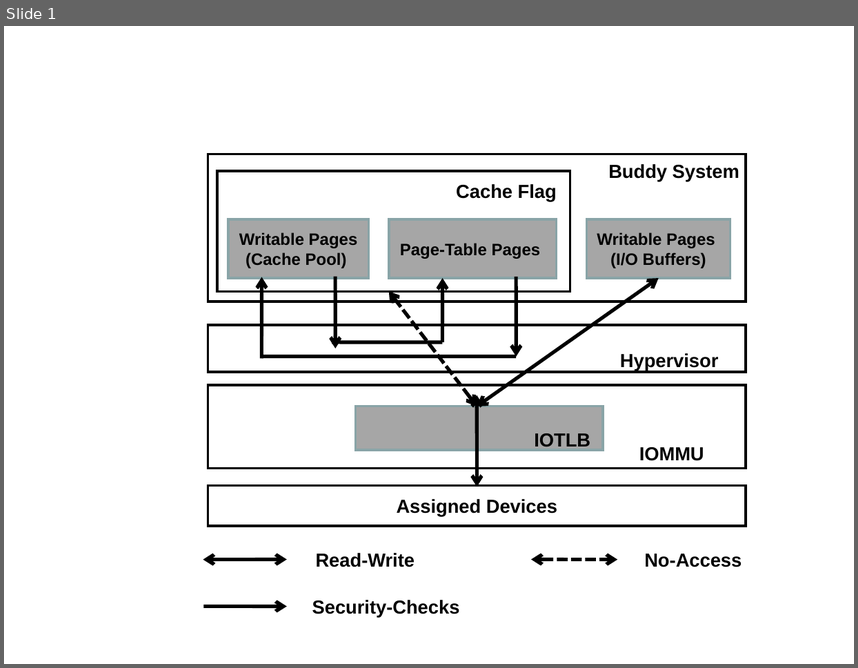
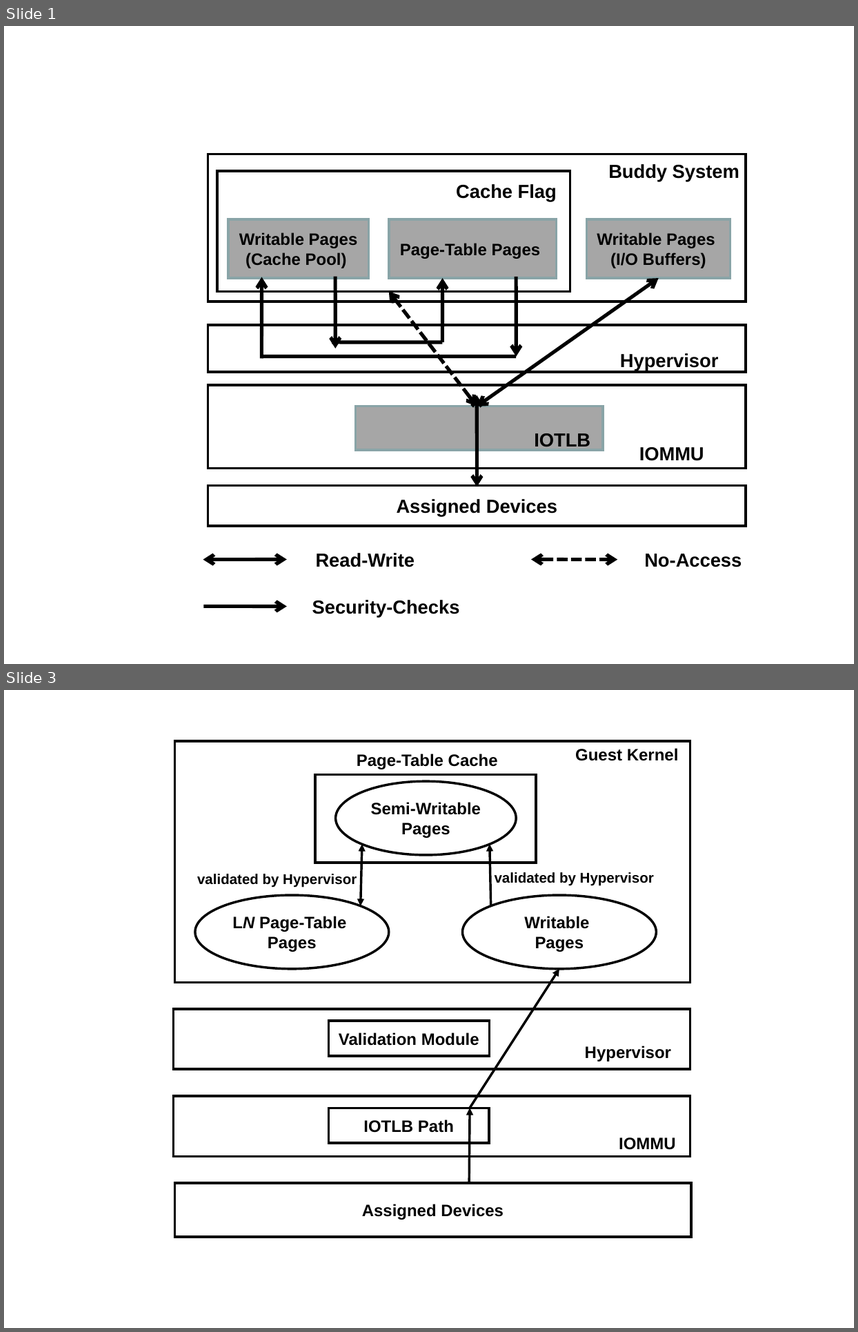
Before and after one commit to strongerwill/FastIO, a slide deck: doc/paper/image/overview/overview.ppt. Shown one above the other, each under a label of ours: slide 1 before the commit, slides 1 and 3 after it; the slides between them are not shown. The pictures are 858x668 and 858x1332 pixels, drawn with LibreOffice and Linux fonts; fonts in the diff are those of the drawing. Boxes give left, top, right and bottom in pixels: in the first picture for what was removed or moved away, otherwise in the second. Text is boxed around its words. In the diff, an @@ line names an element or a change of style, - is before the commit and + after.

```diff
--- a/doc/paper/image/overview/overview.ppt
+++ b/doc/paper/image/overview/overview.ppt
@@ slide 3 added at (4,690,854,1328), background #FFFFFF @@
@@ rectangle added at (175,741,690,983), outline #000000 2.01 pt @@
@@ text added at (575,748,679,761), 14 pt, text #000000, bold @@
+Guest Kernel
@@ text added at (357,753,498,769), 14 pt, text #000000, bold @@
+Page-Table Cache
@@ rectangle added at (315,774,536,862), outline #000000 2.01 pt @@
@@ ellipse added at (335,781,516,855), fill #FFFFFF, outline #000000 2.01 pt, 14 pt, text #000000, bold @@
+Semi-Writable Pages
@@ double arrow added from (362, 844) to (360, 906), #000000 2.01 pt @@
@@ arrow added from (491, 906) to (489, 844), #000000 2.01 pt @@
@@ text added at (197,874,357,887), 12 pt, text #000000, bold @@
+validated by Hypervisor
@@ text added at (495,872,654,886), 12 pt, text #000000, bold @@
+validated by Hypervisor
@@ ellipse added at (195,895,389,969), fill #FFFFFF, outline #000000 2.01 pt, 14 pt, text #000000, bold @@
+LN Page-Table
+Pages
@@ ellipse added at (462,895,656,969), fill #FFFFFF, outline #000000 2.01 pt, 14 pt, text #000000, bold @@
+Writable
+Pages
@@ arrow added from (470, 1107) to (559, 969), #000000 2.01 pt @@
@@ rectangle added at (173,1009,690,1069), outline #000000 2.01 pt, 14 pt, text #000000, bold @@
+Hypervisor
@@ rectangle added at (329,1021,489,1056), outline #000000 2.01 pt, 14 pt, text #000000, bold @@
+Validation Module
@@ rectangle added at (173,1096,690,1156), outline #000000 2.01 pt @@
@@ rectangle added at (329,1107,489,1142), outline #000000 2.01 pt, 14 pt, text #000000, bold @@
+IOTLB Path
@@ arrow added from (469, 1183) to (470, 1107), #000000 2.01 pt @@
@@ text added at (619,1137,676,1150), 14 pt, text #000000, bold @@
+IOMMU
@@ rectangle added at (175,1183,692,1236), outline #000000 2.01 pt, 14 pt, text #000000, bold @@
+Assigned Devices
```
Also in this commit, not shown: 1 slide changed, 6 other files.
